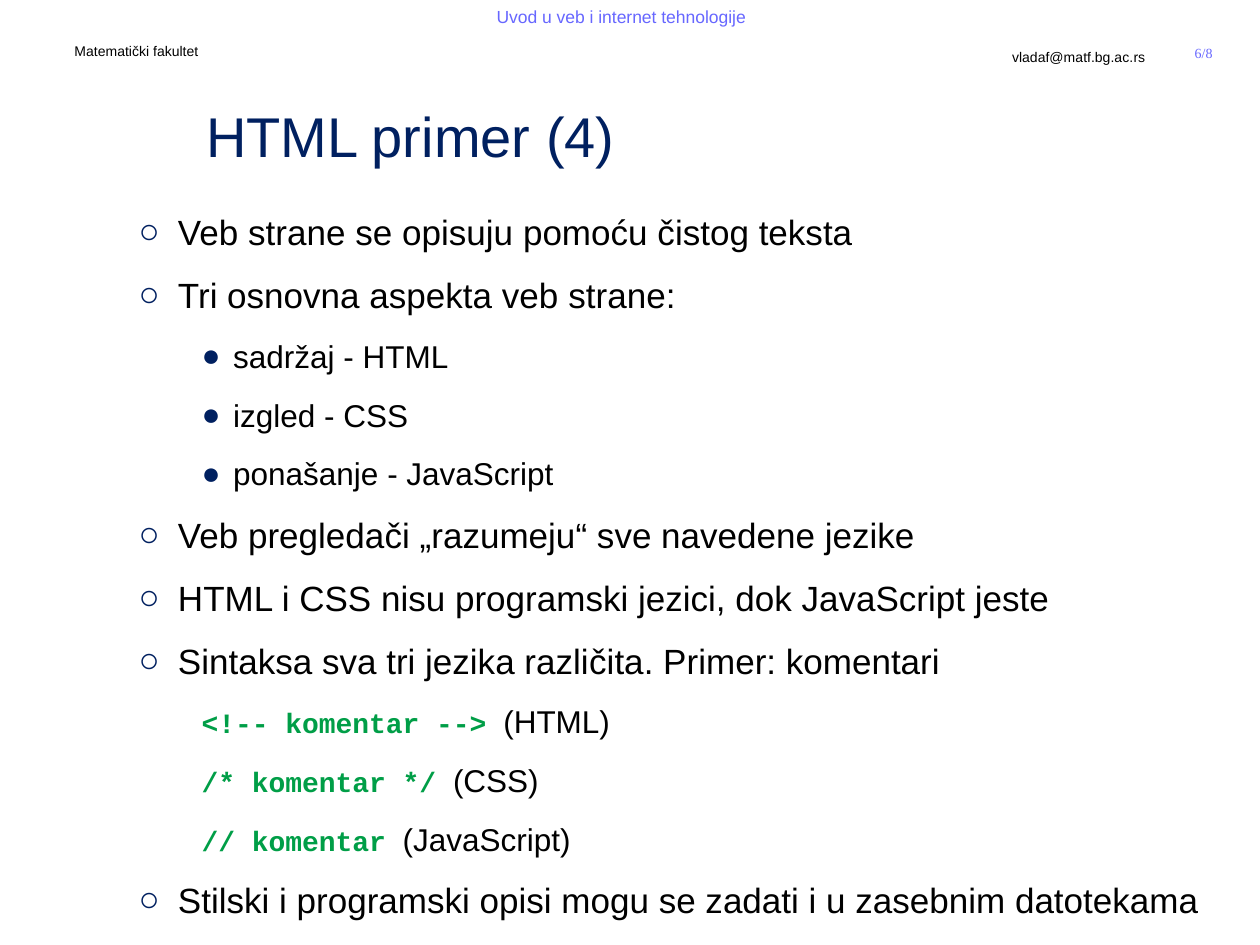
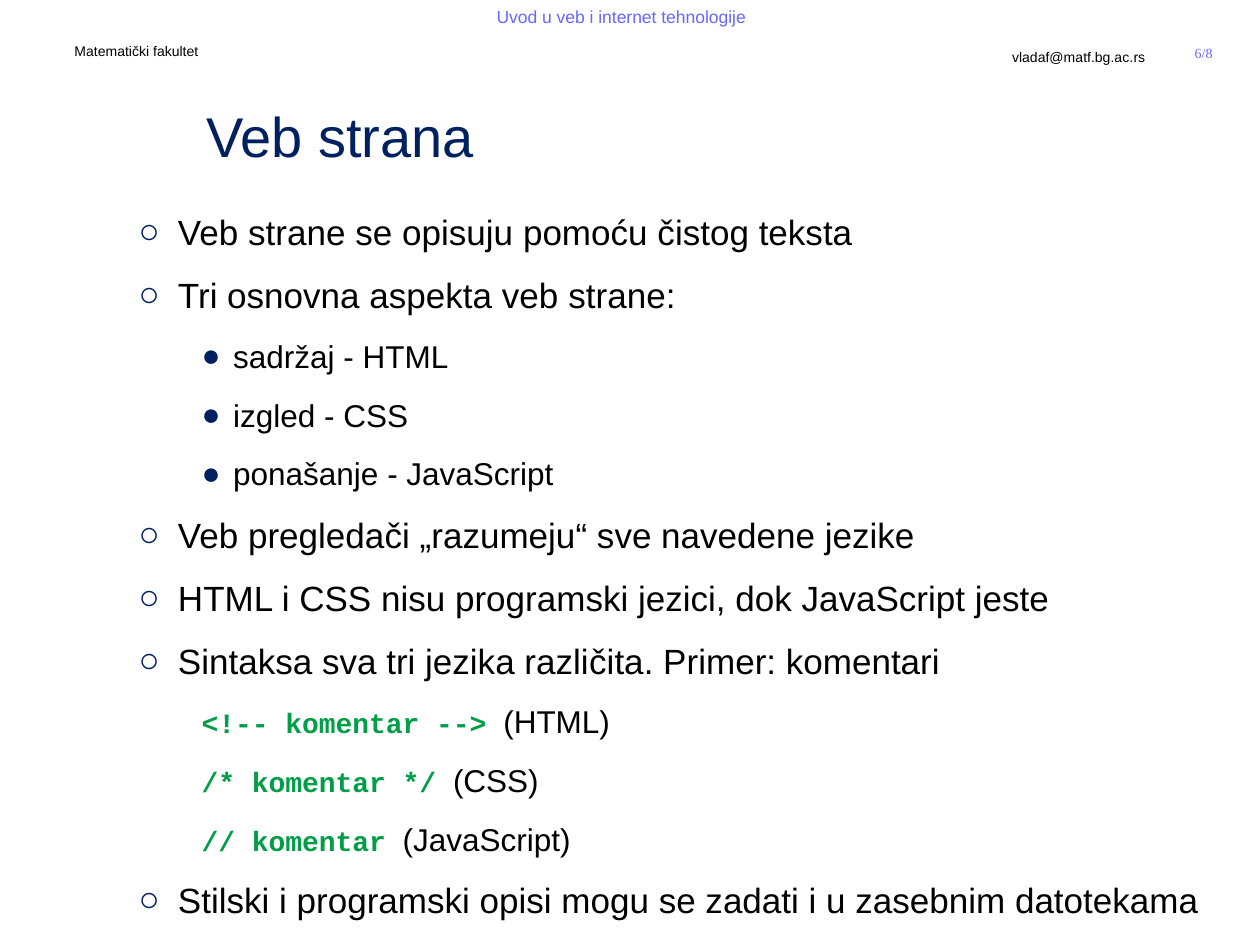
Before and after one commit to MatfUVIT/info, a slide deck: slide 6 of predavanja/prezentacije/UVIT03-01-HTML 5.pptx. Drawn at 1260x945 pixels with LibreOffice and Linux fonts; fonts in the diff are those of the drawing; background and template pictures are left out. Boxes give left, top, right and bottom in pixels: in the first picture for what was removed or moved away, otherwise in the second. Text is boxed around its words. In the diff, an @@ line names an element or a change of style, - is before the commit and + after.

```diff
--- a/predavanja/prezentacije/UVIT03-01-HTML 5.pptx
+++ b/predavanja/prezentacije/UVIT03-01-HTML 5.pptx
@@ title at [206,116,474,158]: text changed @@
-HTML primer (4)
+Veb strana
```
Also in this commit, not shown: 3 other slides changed, 4 other files.
